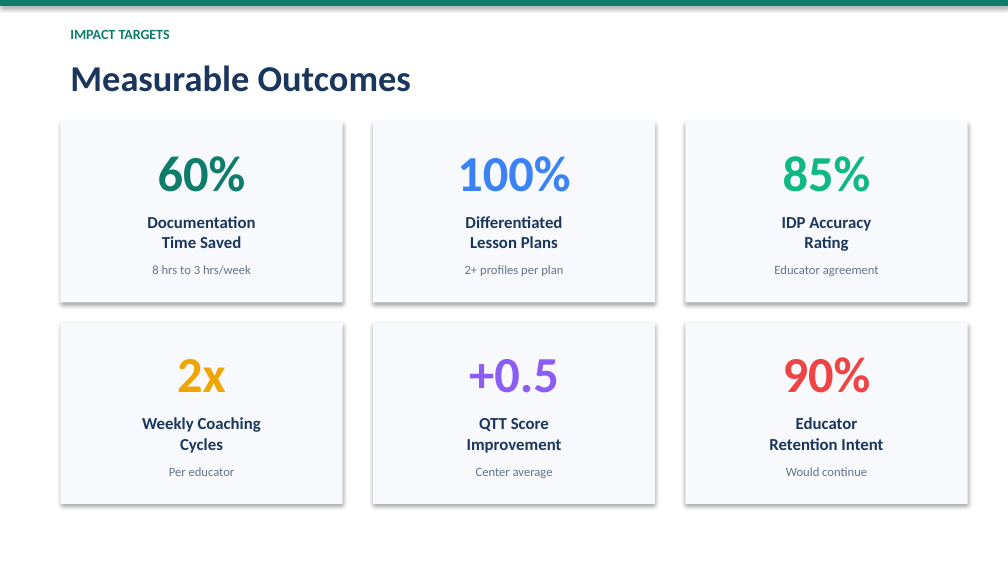
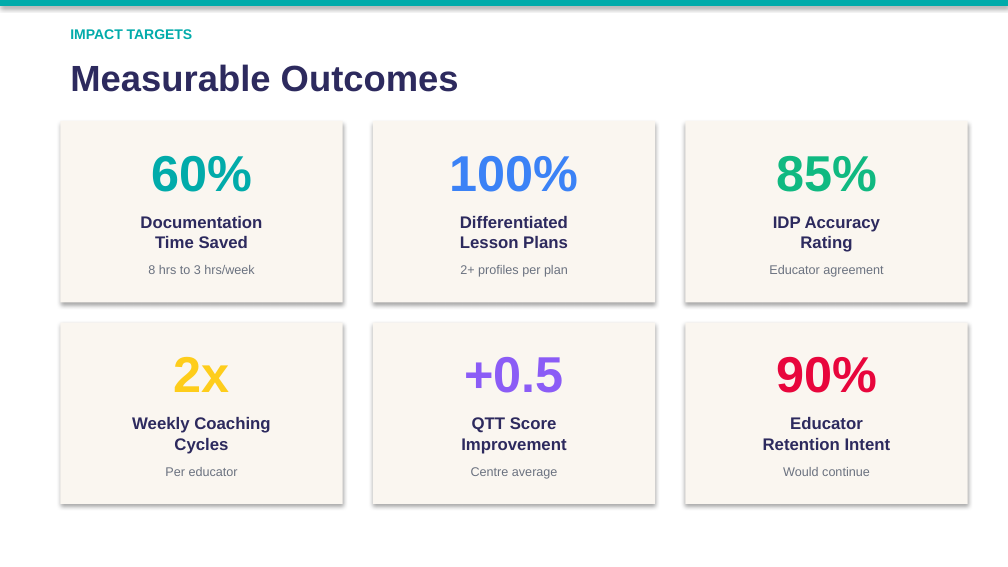
Before and after one commit to anitateoyingying/pedaforge, a slide deck: slide 7 of slides/PedaForge_Proposal.pptx. Drawn at 1008x567 pixels with LibreOffice and Linux fonts; fonts in the diff are those of the drawing. Boxes give left, top, right and bottom in pixels: in the first picture for what was removed or moved away, otherwise in the second. Text is boxed around its words. In the diff, an @@ line names an element or a change of style, - is before the commit and + after.

```diff
--- a/slides/PedaForge_Proposal.pptx
+++ b/slides/PedaForge_Proposal.pptx
@@ rectangle at <box>0,0,1008,6</box>: fill #0E7C6B to #01ABAA @@
@@ text "IMPACT TARGETS" at <box>70,29,193,39</box>: font Calibri to Arial, text colour #0E7C6B to #01ABAA @@
@@ text "60%" at <box>151,155,252,192</box>: font Calibri to Arial, text colour #0E7C6B to #01ABAA @@
@@ fill #F7F9FC to #FAF6F0 in 6 elements at <box>60,121,343,302</box>, <box>373,121,655,302</box>, <box>685,121,968,302</box>, <box>60,323,343,504</box>, <box>373,323,655,504</box>, <box>685,323,968,504</box> @@
@@ text "2x" at <box>174,357,230,392</box>: font Calibri to Arial, text colour #F0A500 to #FECD1B @@
@@ font Calibri to Arial in 3 elements at <box>450,156,579,192</box>, <box>776,156,877,192</box>, <box>464,357,563,393</box> @@
@@ text "90%" at <box>776,357,877,393</box>: font Calibri to Arial, text colour #EF4444 to #E8063C @@
@@ font Calibri to Arial, text colour #1A365D to #2D2A5E in 7 elements at <box>70,64,459,92</box>, <box>140,216,262,248</box>, <box>460,216,568,248</box>, <box>773,216,881,252</box>, <box>132,417,270,454</box>, <box>461,417,566,454</box>, <box>763,417,891,450</box> @@
@@ text at <box>471,467,558,479</box>: text changed; font Calibri to Arial; text colour #64748B to #6B7280 @@
-Center average
+Centre average
@@ font Calibri to Arial, text colour #64748B to #6B7280 in 5 elements at <box>148,265,254,274</box>, <box>460,265,568,277</box>, <box>769,265,883,277</box>, <box>165,467,238,476</box>, <box>783,467,870,476</box> @@
```
Also in this commit, not shown: 11 other slides changed, 10 other files.
